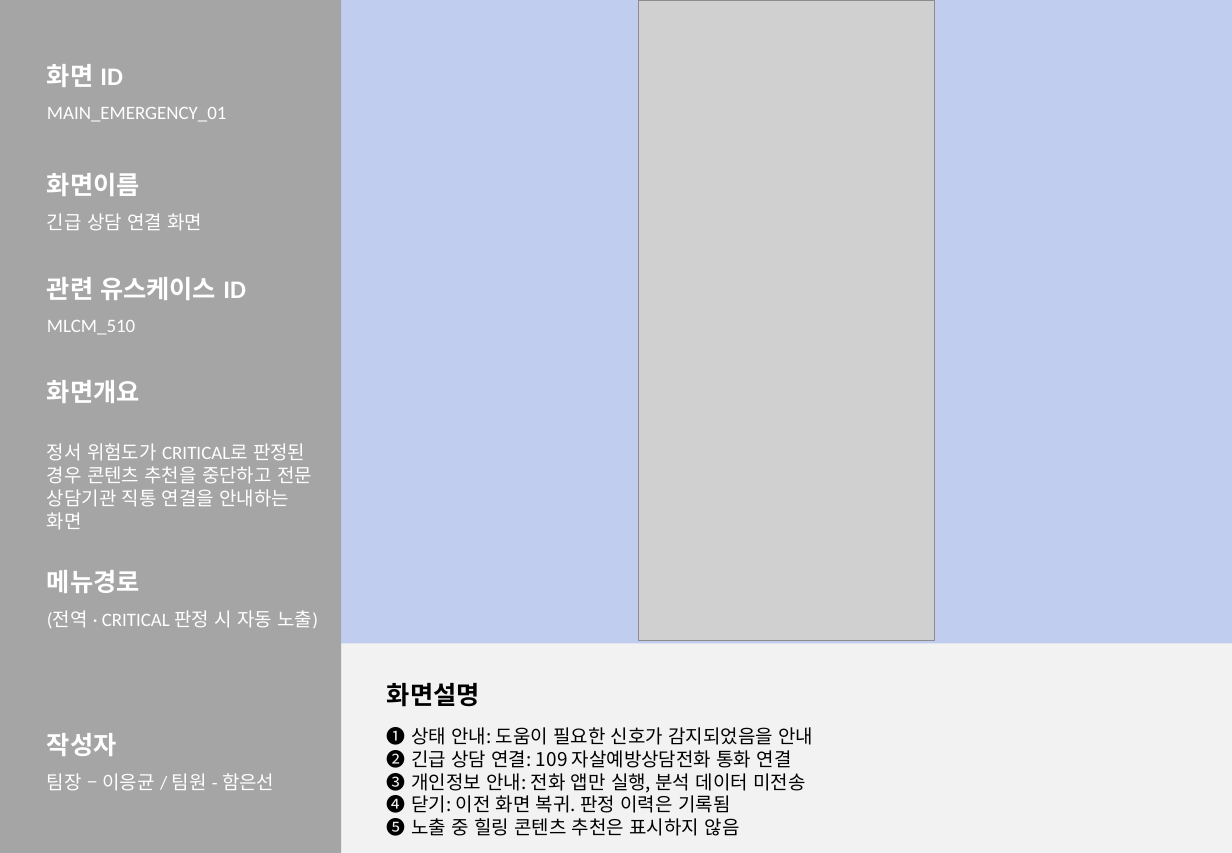
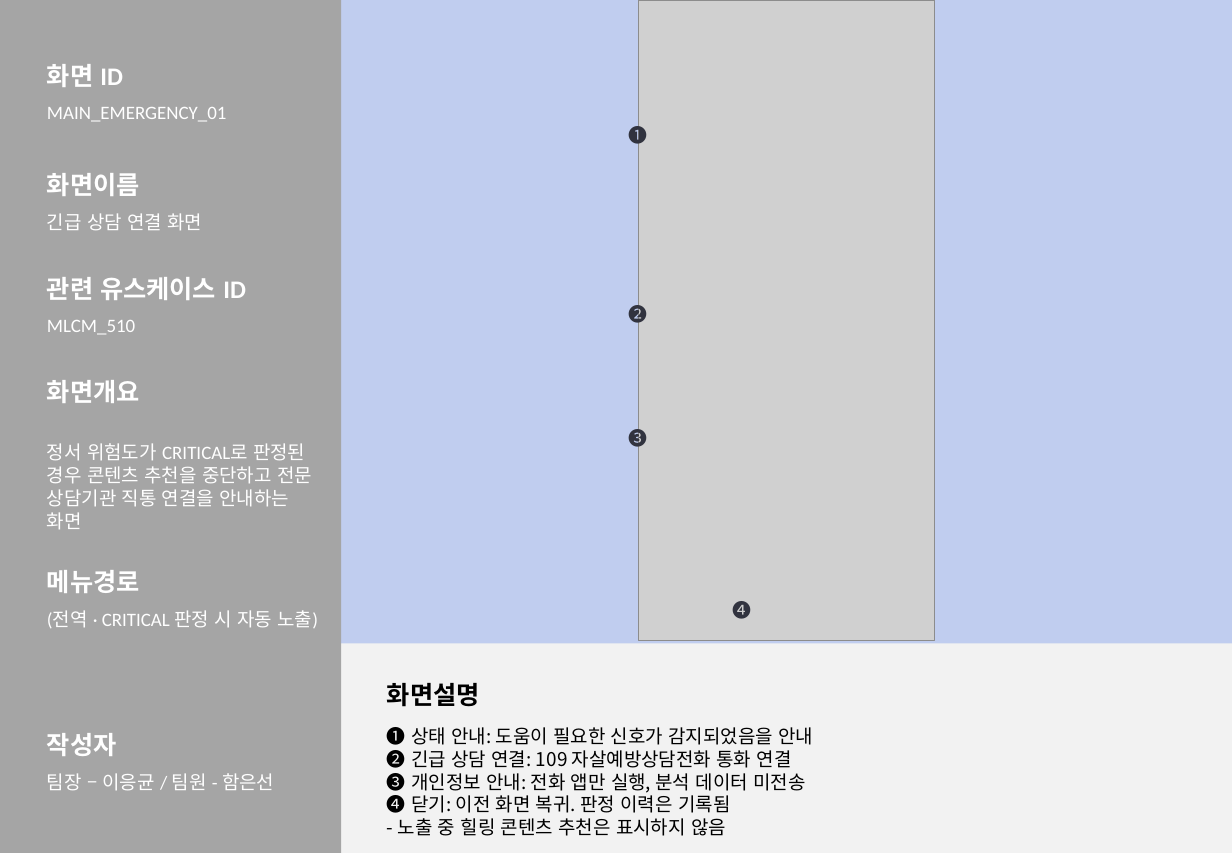
Before and after one commit to 2026-SMHRD-KDT-HealthCare-5/lisn, a slide deck: slide 19 of documents/화면설계서_귀기울임.pptx. Drawn at 1232x853 pixels with LibreOffice and Linux fonts; fonts in the diff are those of the drawing; grey boxes stand for pictures. Boxes give left, top, right and bottom in pixels: in the first picture for what was removed or moved away, otherwise in the second. Text is boxed around its words. In the diff, an @@ line names an element or a change of style, - is before the commit and + after.

```diff
--- a/documents/화면설계서_귀기울임.pptx
+++ b/documents/화면설계서_귀기울임.pptx
@@ text added at [629, 122, 648, 147], 12 pt, text #31333F @@
+❶
@@ text added at [629, 302, 648, 327], 12 pt, text #31333F @@
+❷
@@ text added at [629, 426, 648, 451], 12 pt, text #31333F @@
+❸
@@ text added at [732, 601, 751, 619], 12 pt, text #31333F @@
+❹
@@ text at [398, 818, 726, 836]: text changed @@
-❺ 노출 중 힐링 콘텐츠 추천은 표시하지 않음
+- 노출 중 힐링 콘텐츠 추천은 표시하지 않음
```
Also in this commit, not shown: 15 other slides changed, 3 other files.
